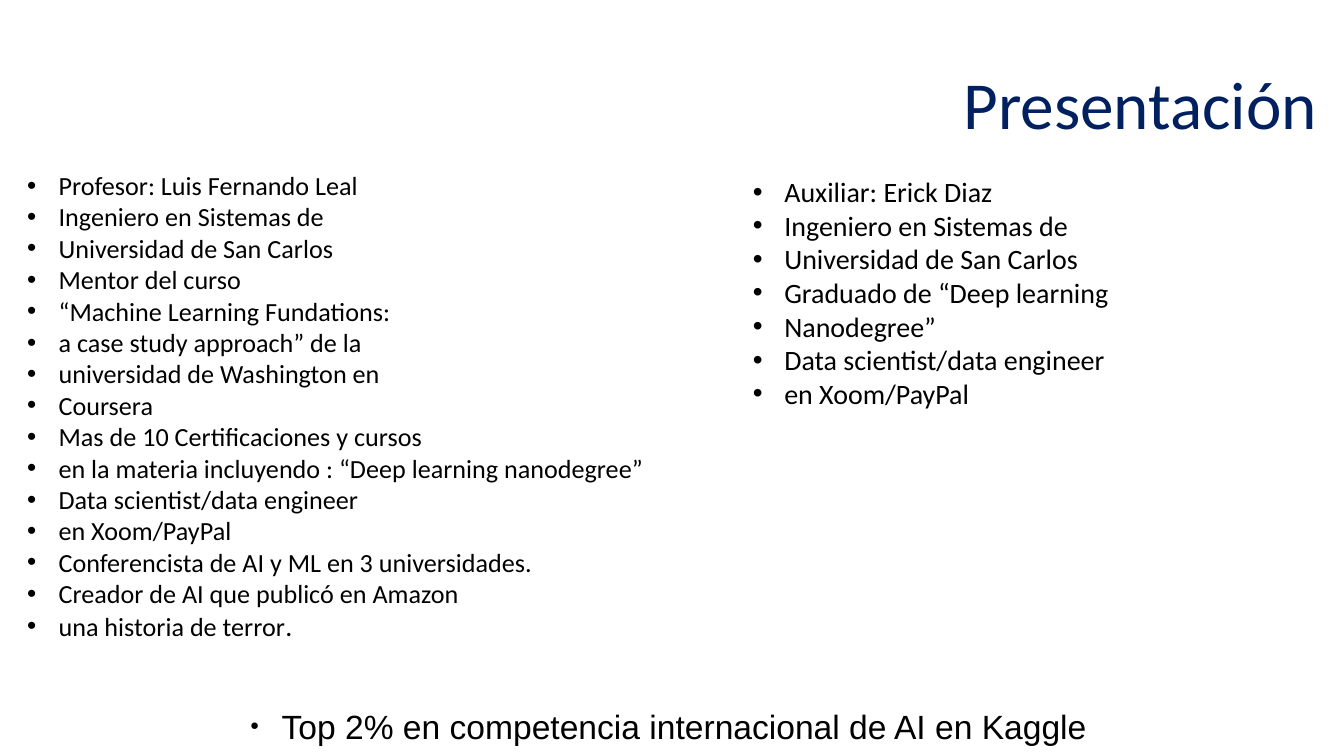
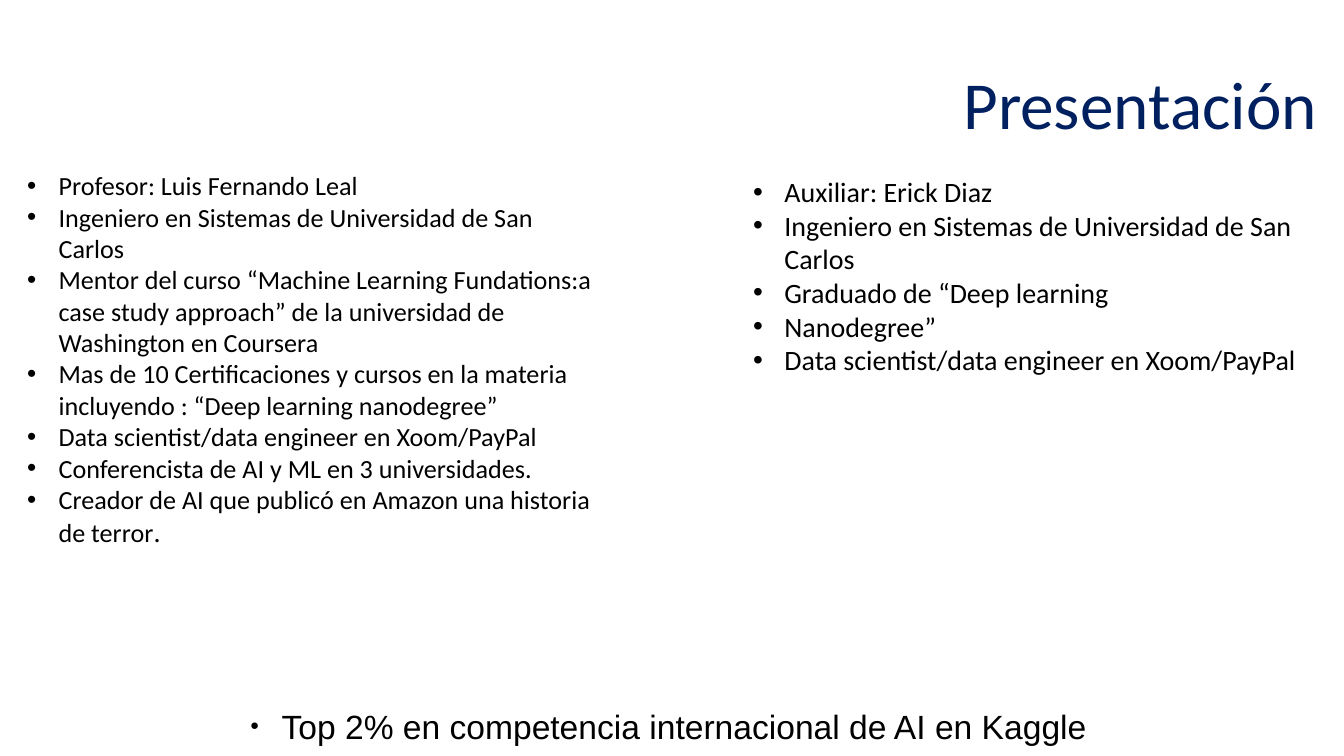
Before and after one commit to ErickDiaz/UFM_Machine_Learning_class, a slide deck: slide 3 of 201801/Clase1.pptx. Drawn at 1344x756 pixels with LibreOffice and Linux fonts; fonts in the diff are those of the drawing; background and template pictures are left out. Boxes give left, top, right and bottom in pixels: in the first picture for what was removed or moved away, otherwise in the second. Text is boxed around its words. In the diff, an @@ line names an element or a change of style, - is before the commit and + after.

Commit message:
Fixed bullet points in class1

```diff
--- a/201801/Clase1.pptx
+++ b/201801/Clase1.pptx
@@ text at (x1=59, y1=209, x2=591, y2=451): text changed @@
-• Ingeniero en Sistemas de
-• Universidad de San Carlos
-• Mentor del curso
-• “Machine Learning Fundations:
-• a case study approach” de la
-• universidad de Washington en
-• Coursera
-• Mas de 10 Certificaciones y cursos
-• en la materia incluyendo : “Deep learning nanodegree”
-• Data scientist/data engineer
-• en Xoom/PayPal
+• Ingeniero en Sistemas de Universidad de San Carlos
+• Mentor del curso “Machine Learning Fundations:a case study approach” de la universidad de Washington en Coursera
+• Mas de 10 Certificaciones y cursos en la materia incluyendo : “Deep learning nanodegree”
+• Data scientist/data engineer en Xoom/PayPal
@@ text at (x1=784, y1=216, x2=1291, y2=270): text changed @@
-• Ingeniero en Sistemas de
-• Universidad de San Carlos
+• Ingeniero en Sistemas de Universidad de San Carlos
@@ text at (x1=784, y1=350, x2=1296, y2=375): text changed @@
-• Data scientist/data engineer
-• en Xoom/PayPal
+• Data scientist/data engineer en Xoom/PayPal
@@ text at (x1=59, y1=491, x2=590, y2=543): text changed @@
-• Creador de AI que publicó en Amazon
-• una historia de terror.
+• Creador de AI que publicó en Amazon una historia de terror.
```
